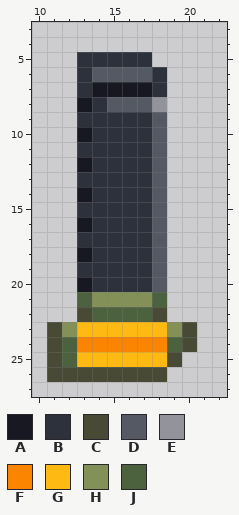
Edited in one commit: pixel-art sprite (Resources/Textures/DeltaV/Objects/Weapons/Guns/Ammunition/Magazine/CaselessRifle/10x24.rsi/practice.png). This is how it looked before the edit.
The file is 32x32 pixels. Colours within 5 levels of each other are drawn and written as one. Shown: x 10..22, y 3..27.
Palette (. is transparent): A #181822  B #2d313c  C #484a35  D #555963  E #93949b  F #fb8500  G #ffb913  H #839058  J #4c623f
And afterwards:
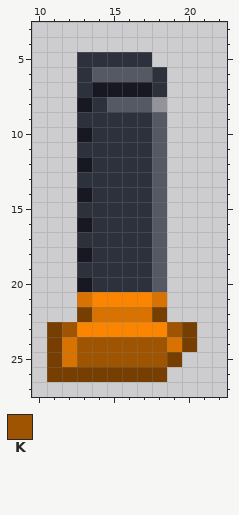
Colours new in this view: K #9e5400
The exact change:
{"colour":"C","old":"#484a35","new":"#763e00"}
{"colour":"J","old":"#4c623f","new":"#d87200"}
{"y":21,"x":14,"old":"HHHH","new":"FFFF"}
{"y":23,"x":12,"old":"HGGGGGGH","new":"KFFFFFFK"}
{"y":24,"x":13,"old":"FFFFFF","new":"KKKKKK"}
{"y":25,"x":13,"old":"GGGGGG","new":"KKKKKK"}
{"label":"changed","picture_box":[47,292,197,382]}
